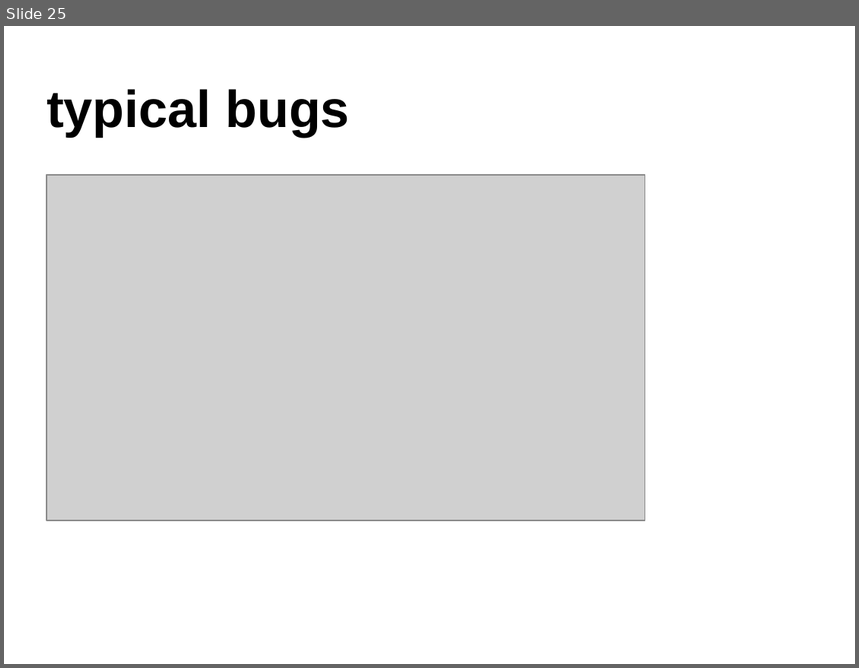
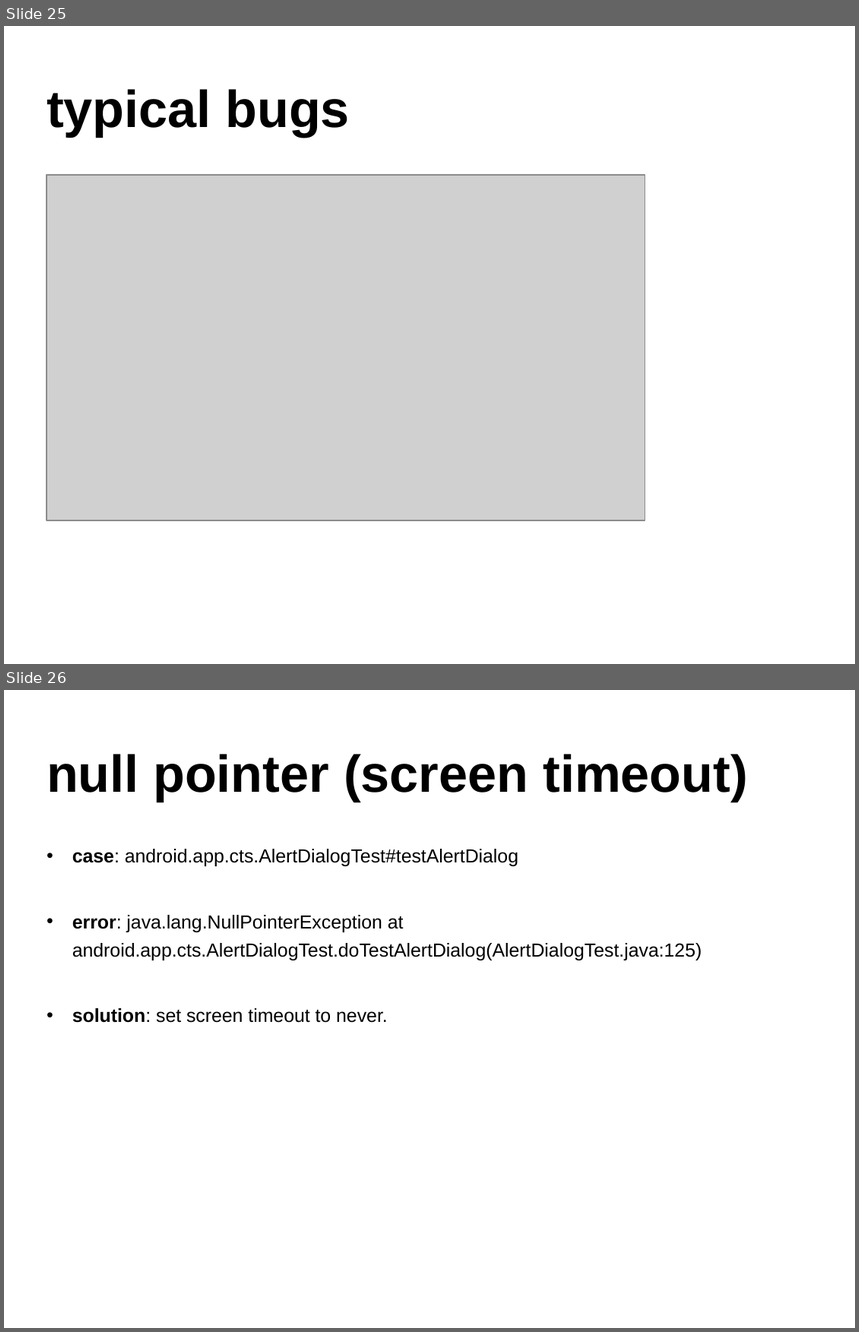
Before and after one commit to widerules/system-information, a slide deck: cts/CTS-training.ppt. Shown one above the other, each under a label of ours: slide 25 before the commit, slides 25 and 26 after it. The pictures are 859x668 and 859x1332 pixels, drawn with LibreOffice and Linux fonts; fonts in the diff are those of the drawing; grey boxes stand for pictures; background and template pictures are left out. Boxes give left, top, right and bottom in pixels: in the first picture for what was removed or moved away, otherwise in the second. Text is boxed around its words. In the diff, an @@ line names an element or a change of style, - is before the commit and + after.

Commit message:
jingtao: add some case

```diff
--- a/cts/CTS-training.ppt
+++ b/cts/CTS-training.ppt
@@ slide 26 added at box(4, 690, 855, 1328), background picture (left out) @@
@@ text added at box(47, 754, 748, 801), 44 pt, text #000000, bold @@
+null pointer (screen timeout)
@@ text added at box(72, 849, 702, 1023), 16 pt, text #000000 @@
+• case: android.app.cts.AlertDialogTest#testAlertDialog
+• error: java.lang.NullPointerException at android.app.cts.AlertDialogTest.doTestAlertDialog(AlertDialogTest.java:125)
+• solution: set screen timeout to never.
```
Also in this commit, not shown: 31 slides changed, 2 other slides added, 1 other file.
